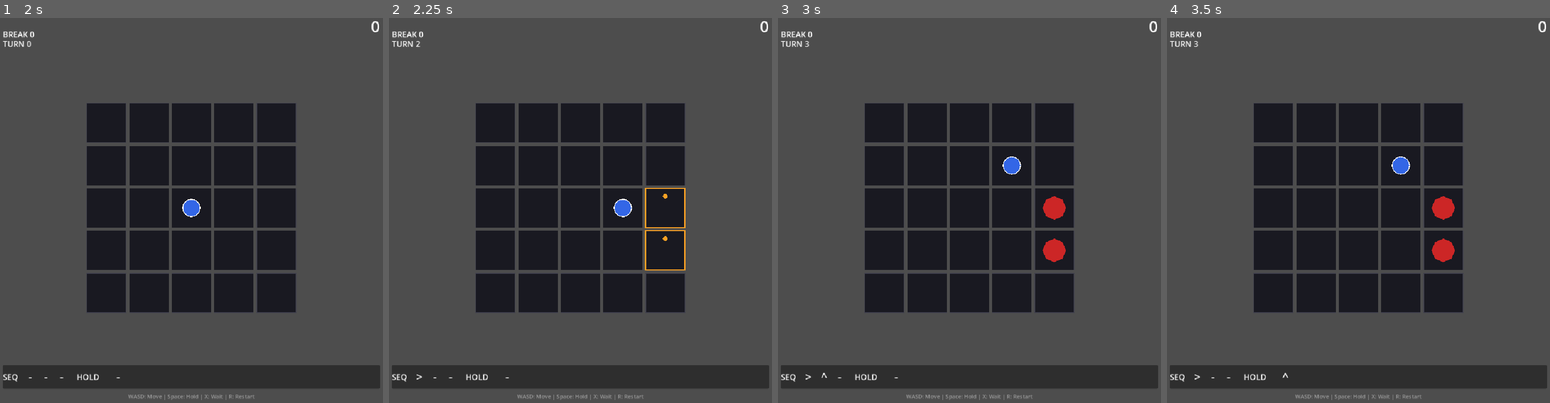
Above: before the commit, frames 1-4 (left to right).
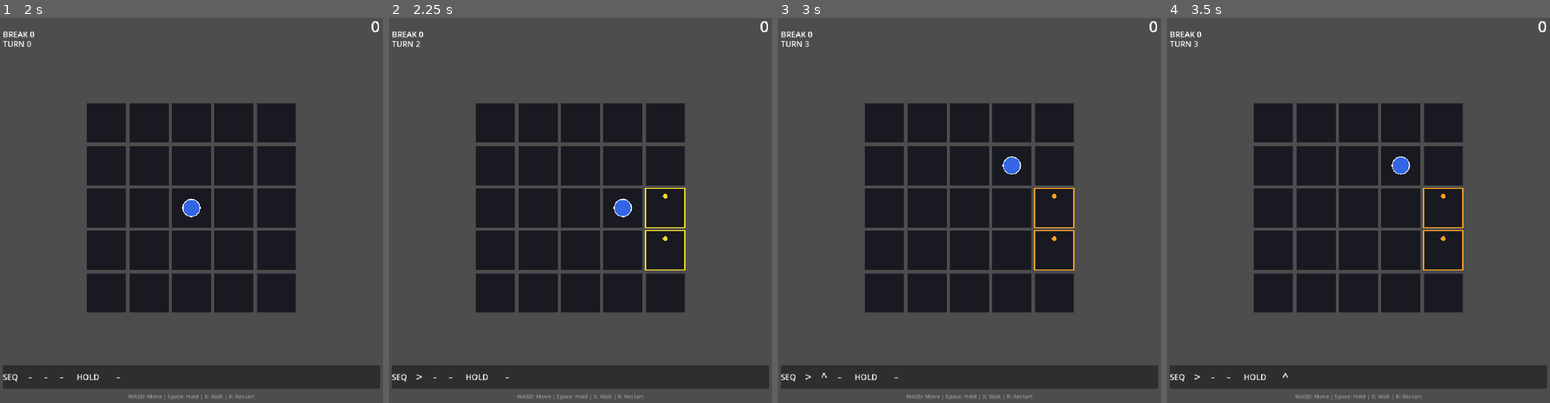
Above: after the commit, the same moments.

Repository: Periodev/DIR
Game: Godot game, scene res://main.tscn
The game is run twice, just before and just after one commit, with the same random seed, the same clock (stepped at 60 frames per second) and the same inputs.
Inputs:
- Up to frame 1 (2 s): tap Enter at 0.5 s; hold Right 0.53-1.28 s; tap Space at 0.6, 0.77, 1.07, 1.25, 1.52, 1.55, 1.82 s; hold Down from 1.28 s (still down); tap R at 1.35 s
- Up to frame 2 (2.25 s): tap Enter at 2 s; release Down at 2.03 s; hold Right from 2.03 s (still down); tap X at 2.1 s
- Up to frame 3 (3 s): tap Space at 2.3, 2.75 s; release Right at 2.78 s; hold Up from 2.78 s (still down); tap Enter at 2.85 s
- Up to frame 4 (3.5 s): keep holding Up; tap Space at 3.02, 3.05, 3.32 s

Frame 1 is identical in both runs. In frame 2, 0.3% of the frame differs, in the area x 66-78%, y 44-66%; in frame 3, 0.8%; in frame 4, 0.8%.

Commit message:
Fix PLN slash missing after bonus-stay; unify failed-kill effects
_pln_pending_kill_pos was not reset in try_bonus_stay, causing play_attack
to be skipped on subsequent failed attacks. Reset it alongside other bonus
state flags.

Also refactors failed-kill visual dispatch into _on_failed_kill(attack_dir),
called from _try_break_one_way_shield, and all three early-return paths in
_kill_flow (DEAD_ONE_WAY_SHIELD, DEAD_DOUBLE_LIFE, DEAD_SHIELD).

Co-Authored-By: Claude Sonnet 4.6 <noreply@anthropic.com>

Diff:
--- a/DIR/godot_project/scripts/Board.gd
+++ b/DIR/godot_project/scripts/Board.gd
@@ -5,9 +5,9 @@
 
 const COLS := 5
 const ROWS := 5
-const SPAWN_CYCLE_STEPS := 3
+const SPAWN_CYCLE_STEPS := 4
 const SPAWNS_PER_CYCLE := 2
-const SPAWN_CELL_TYPE := CharacterData.CellType.DEAD
+const SPAWN_CELL_TYPE := CharacterData.CellType.DEAD_DOUBLE_LIFE
 const BLOCK_OUTER_RING_SPAWN := false
 const CELL_SIZE := 100.0
 const CELL_GAP := 8.0
@@ -311,6 +311,7 @@
 	bonus_move_stores_memory = false
 	bonus_move_stores_directional_memory = false
 	bonus_move_is_attack = false
+	_pln_pending_kill_pos = Vector2i(-1, -1)
 	if bonus_move_advances_turn:
 		bonus_move_advances_turn = false
 		return _finalize_turn_after_action()
@@ -367,11 +368,7 @@
 	cell_shield_dirs[target.y][target.x] = CharacterData.Direction.NONE
 	score_manager.combo_counter += 1
 	score_manager.on_kill(target_type)
-	if current_character == "COR":
-		var player_vpos := Vector2(player_pos.x * CELL_STEP + CELL_SIZE / 2.0,
-								   player_pos.y * CELL_STEP + CELL_SIZE / 2.0)
-		var stall_pos := player_vpos + Vector2(CharacterData.DIR_VECTOR[attack_dir]) * 50.0
-		_spawn_cor_ripple_weak(stall_pos)
+	_on_failed_kill(attack_dir)
 	return true
 
 func _get_shield_dir_toward_player(pos: Vector2i) -> int:
@@ -469,6 +466,13 @@
 	_refresh_visuals()
 	return true
 
+func _on_failed_kill(attack_dir: int) -> void:
+	if current_character == "COR":
+		var player_vpos := Vector2(player_pos.x * CELL_STEP + CELL_SIZE / 2.0,
+								   player_pos.y * CELL_STEP + CELL_SIZE / 2.0)
+		var stall_pos := player_vpos + Vector2(CharacterData.DIR_VECTOR[attack_dir]) * 60.0
+		_spawn_cor_ripple_weak(stall_pos)
+
 func _spawn_cor_ripple_weak(world_pos: Vector2) -> void:
 	get_tree().create_timer(0.14).timeout.connect(func() -> void:
 		var fx := Node2D.new()
@@ -517,6 +521,7 @@
 			cell_shield_dirs[pos.y][pos.x] = CharacterData.Direction.NONE
 			score_manager.combo_counter += 1
 			score_manager.on_kill(cell_type, false)
+			_on_failed_kill(attack_dir)
 			return
 
 	if cell_type == CharacterData.CellType.DEAD_DOUBLE_LIFE:
@@ -524,6 +529,7 @@
 		cell_shield_dirs[pos.y][pos.x] = CharacterData.Direction.NONE
 		score_manager.combo_counter += 1
 		score_manager.on_kill(cell_type, false)
+		_on_failed_kill(attack_dir)
 		return
 
 	if cell_type == CharacterData.CellType.DEAD_SHIELD:
@@ -532,6 +538,7 @@
 		cell_shield_dirs[pos.y][pos.x] = CharacterData.Direction.NONE
 		score_manager.combo_counter += 1
 		score_manager.on_kill(cell_type, false)
+		_on_failed_kill(attack_dir)
 		return
 
 	# Set to LIVE
